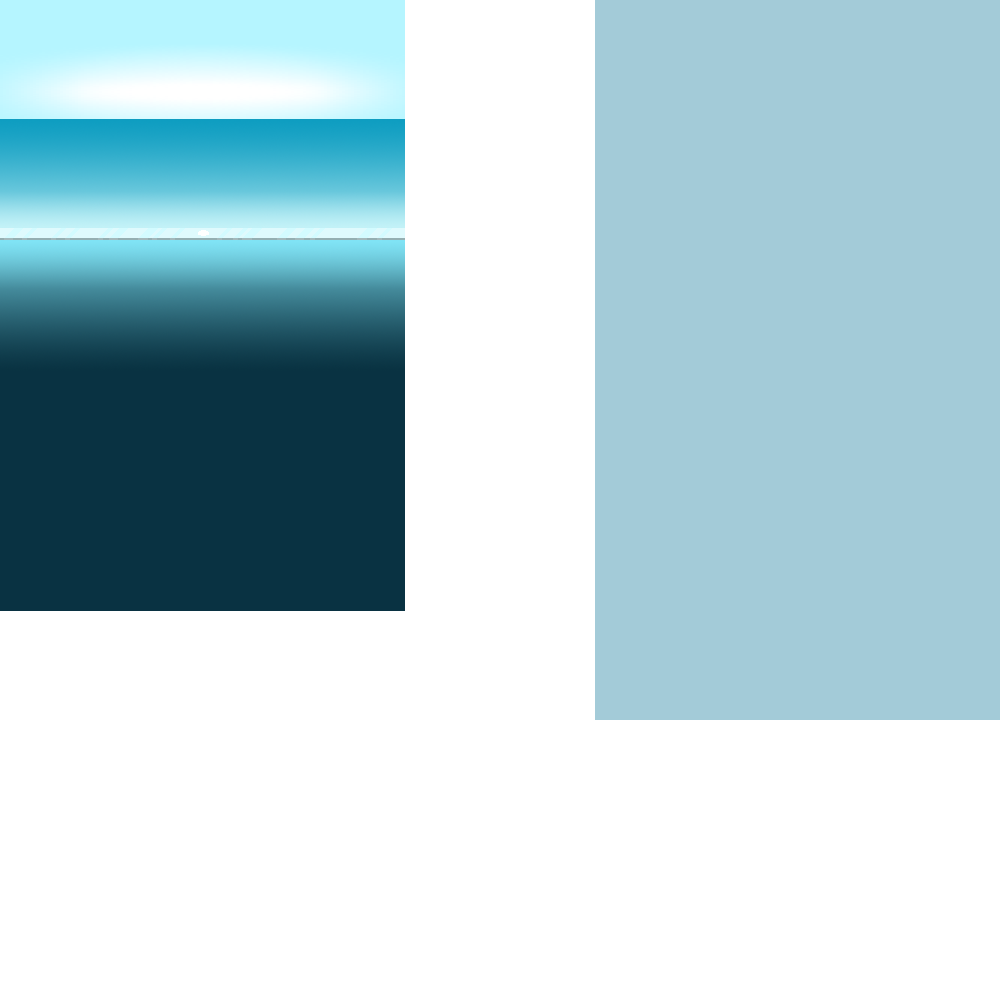
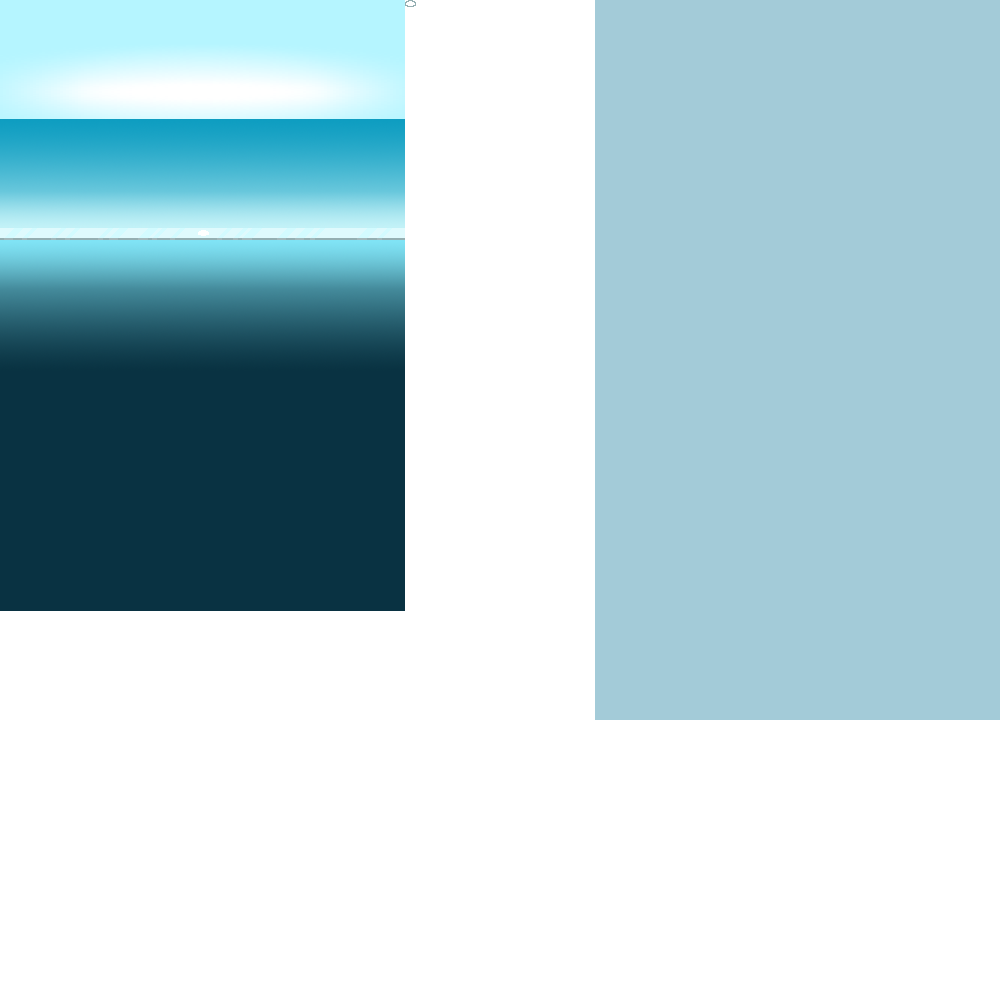
Comparing the layer stacks of the two 1000x1000 images. Changes:
added layer "Прорубь" (80%) in group "Под льдом" over [405, 0, 416, 7]
